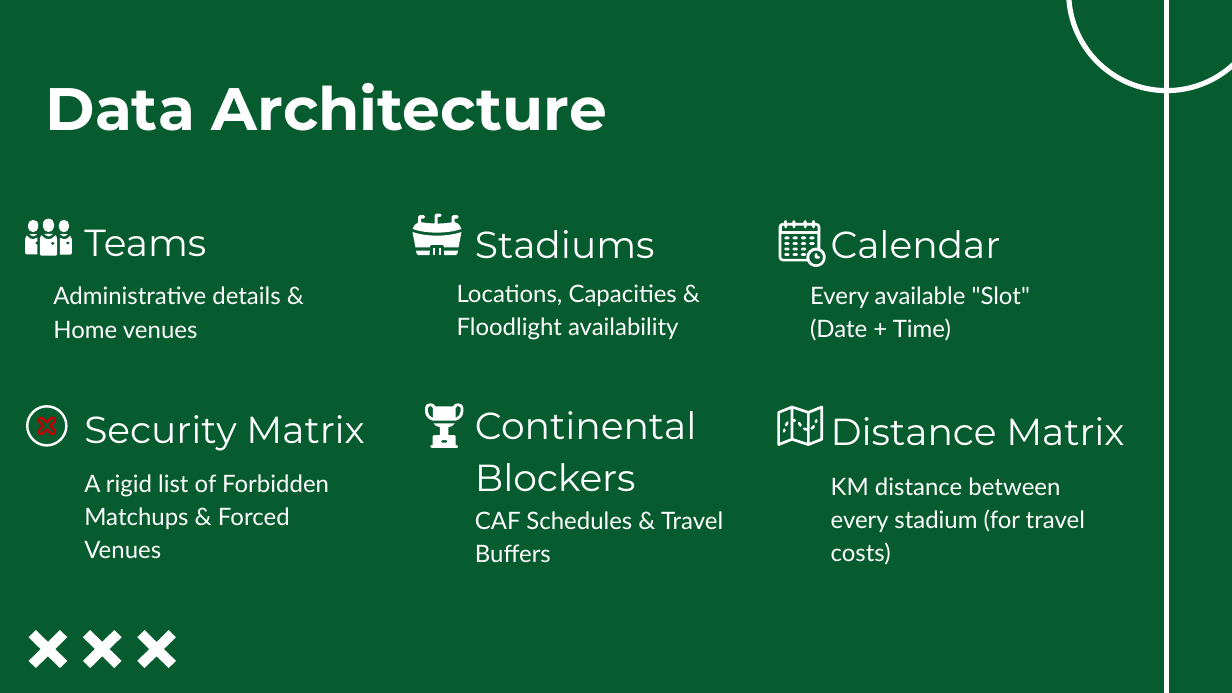
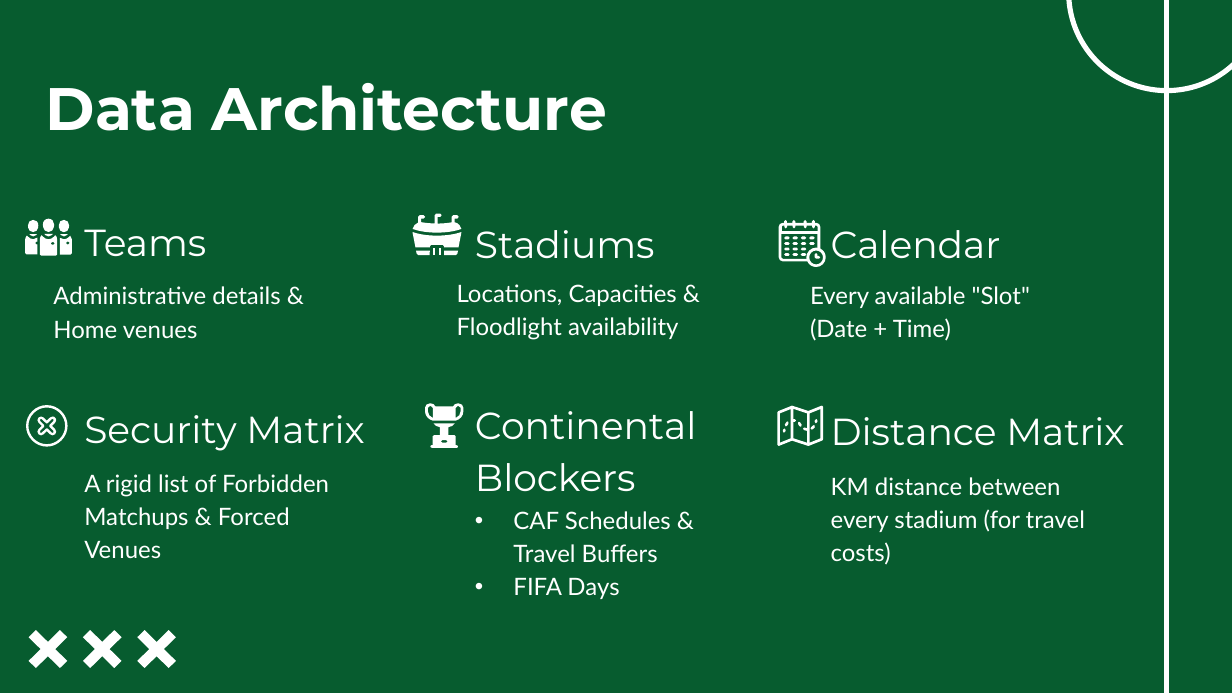
Before and after one commit to ghassanelgendy/egyptian-premier-league-schedule-optimizer, a slide deck: slide 15 of Documentations/presentation V1.pptx (slide 13 before the commit). Drawn at 1232x693 pixels with LibreOffice and Linux fonts; fonts in the diff are those of the drawing; background and template pictures are left out. Boxes give left, top, right and bottom in pixels: in the first picture for what was removed or moved away, otherwise in the second. Text is boxed around its words. In the diff, an @@ line names an element or a change of style, - is before the commit and + after.

```diff
--- a/Documentations/presentation V1.pptx
+++ b/Documentations/presentation V1.pptx
@@ freeform shape at (37, 416, 57, 435): fill #C00000 to #FFFFFF @@
@@ subtitle at (513, 511, 671, 562): bullet none to • @@
@@ subtitle at (513, 577, 619, 599): paragraph added @@
+• FIFA Days
```
Also in this commit, not shown: 6 other slides changed, 3 slides added, 4 other files.
